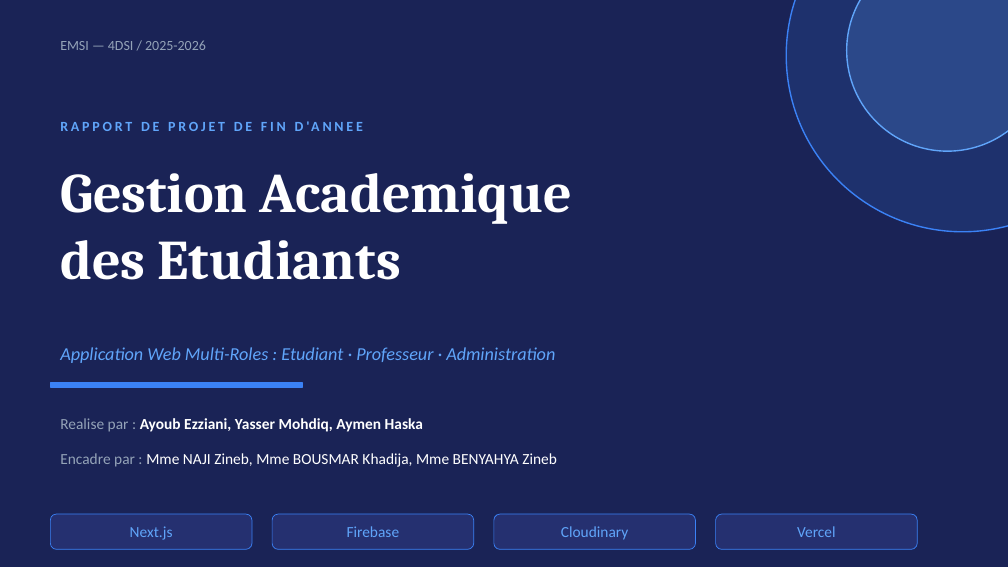
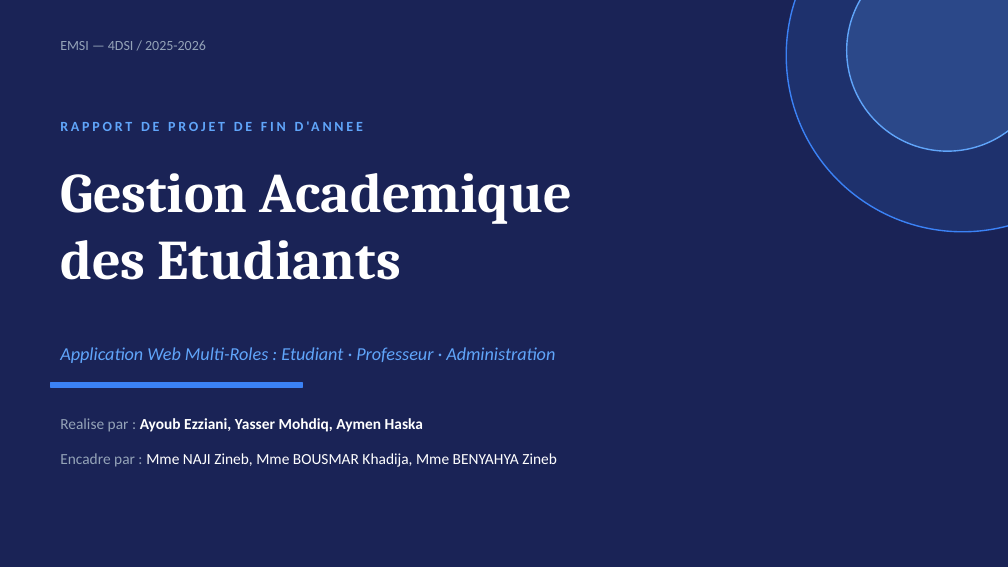
Before and after one commit to Ezziani-Ayoub/gestion_etudiant, a slide deck: slide 1 of Soutenance_Gestion_Academique.pptx. Drawn at 1008x567 pixels with LibreOffice and Linux fonts; fonts in the diff are those of the drawing. Boxes give left, top, right and bottom in pixels: in the first picture for what was removed or moved away, otherwise in the second. Text is boxed around its words. In the diff, an @@ line names an element or a change of style, - is before the commit and + after.

```diff
--- a/Soutenance_Gestion_Academique.pptx
+++ b/Soutenance_Gestion_Academique.pptx
@@ rounded rectangle removed at <box>50,514,252,549</box> @@
@@ text removed at <box>130,526,173,540</box> @@
-Next.js
@@ rounded rectangle removed at <box>272,514,474,549</box> @@
@@ text removed at <box>347,526,400,537</box> @@
-Firebase
@@ rounded rectangle removed at <box>494,514,696,549</box> @@
@@ text removed at <box>561,526,629,540</box> @@
-Cloudinary
@@ rounded rectangle removed at <box>716,514,917,549</box> @@
@@ text removed at <box>797,526,836,537</box> @@
-Vercel
```
Also in this commit, not shown: 5 other slides changed, 2 slides added, 4 other files.
